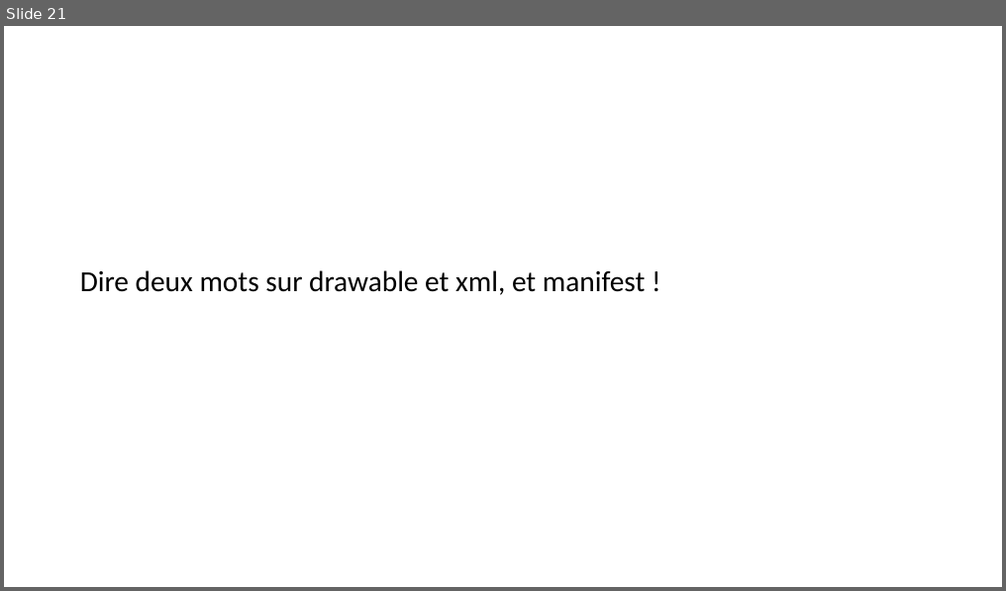
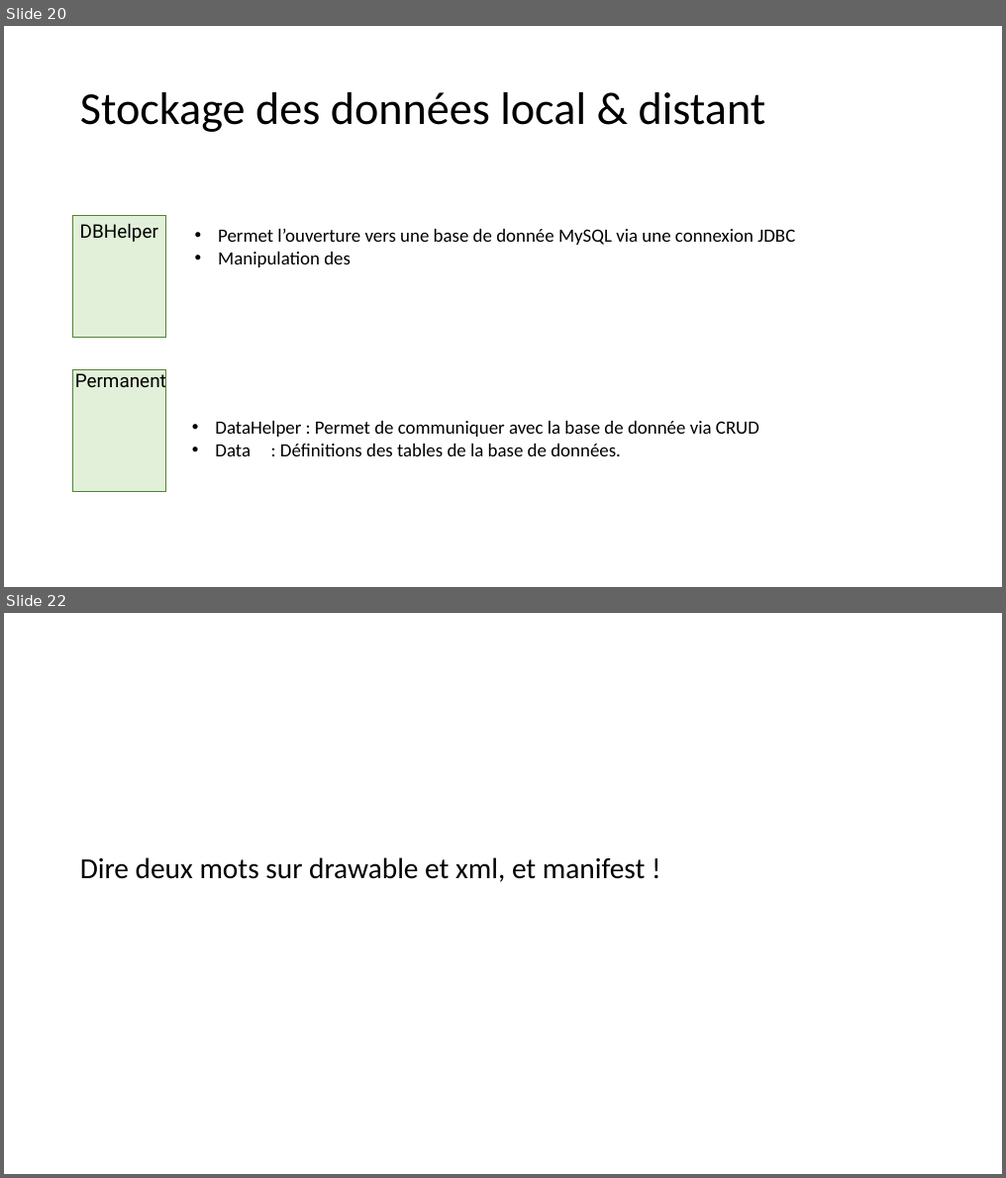
Before and after one commit to hellgheast/AndroidCityResto, a slide deck: CityResto.pptx. Shown one above the other, each under a label of ours: slide 21 before the commit, slides 20 and 22 after it; the slides between them are not shown. The pictures are 1006x591 and 1006x1178 pixels, drawn with LibreOffice and Linux fonts; fonts in the diff are those of the drawing. Boxes give left, top, right and bottom in pixels: in the first picture for what was removed or moved away, otherwise in the second. Text is boxed around its words. In the diff, an @@ line names an element or a change of style, - is before the commit and + after.

```diff
--- a/CityResto.pptx
+++ b/CityResto.pptx
@@ slide 20 added at (4,26,1002,587), background #FFFFFF @@
@@ title added at (80,92,766,132), 44 pt, text #000000 @@
+Stockage des données local & distant
@@ rectangle added at (73,216,166,338), fill #E2F0D9, outline #548235 1 pt @@
@@ text added at (80,223,158,242), 18 pt, text #000000 @@
+DBHelper
@@ text added at (218,229,795,268), 18 pt, text #000000 @@
+• Permet l’ouverture vers une base de donnée MySQL via une connexion JDBC
+• Manipulation des
@@ rectangle added at (73,370,166,491), fill #E2F0D9, outline #548235 1 pt @@
@@ text added at (75,371,166,393), 18 pt, text #000000 @@
+Permanent
@@ text added at (215,421,759,457), 18 pt, text #000000 @@
+• DataHelper : Permet de communiquer avec la base de donnée via CRUD
+• Data : Définitions des tables de la base de données.
@@ what was slide 21 is now slide 22 @@
```
Also in this commit, not shown: 7 slides changed, 2 other slides added, 2 slides removed.
